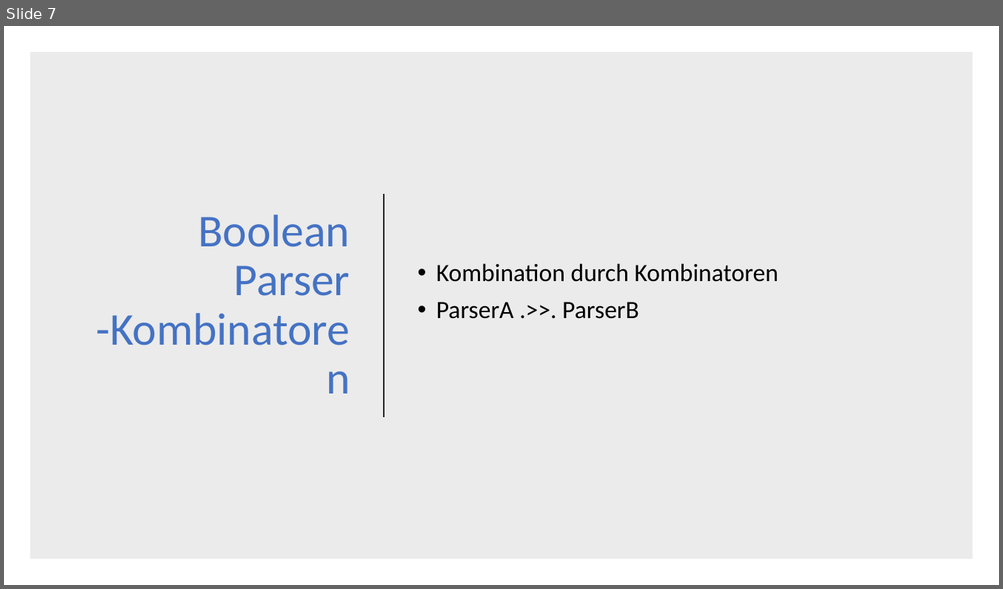
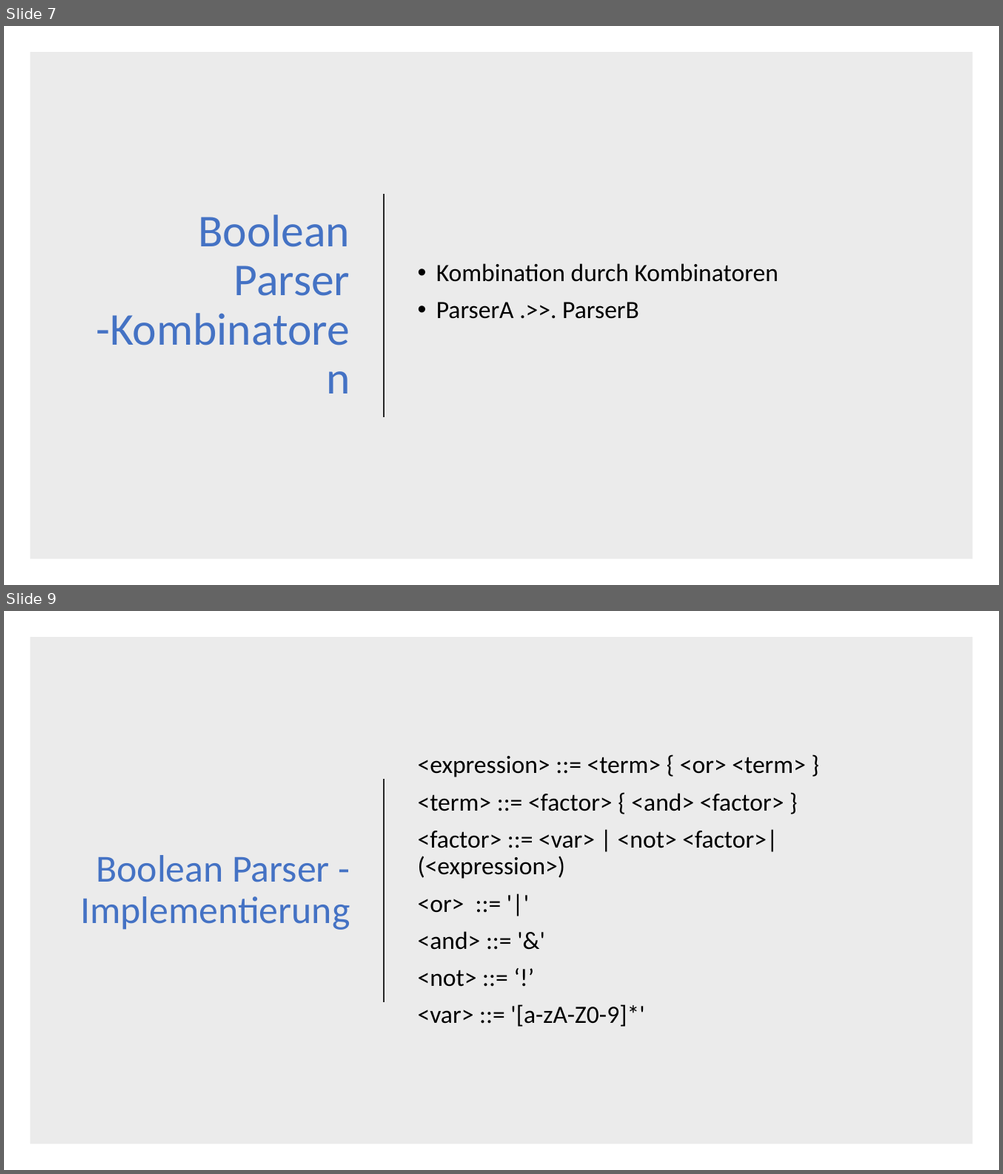
Before and after one commit to VictorW96/KP-seminar-paper-Fsharp, a slide deck: Presentation/BooleanParserinF#.pptx. Shown one above the other, each under a label of ours: slide 7 before the commit, slides 7 and 9 after it; the slides between them are not shown. The pictures are 1003x589 and 1003x1174 pixels, drawn with LibreOffice and Linux fonts; fonts in the diff are those of the drawing. Boxes give left, top, right and bottom in pixels: in the first picture for what was removed or moved away, otherwise in the second. Text is boxed around its words. In the diff, an @@ line names an element or a change of style, - is before the commit and + after.

```diff
--- a/Presentation/BooleanParserinF#.pptx
+++ b/Presentation/BooleanParserinF#.pptx
@@ slide 9 added at <box>4,611,999,1170</box>, background #FFFFFF @@
@@ rectangle added at <box>30,637,973,1145</box>, fill #000000 at 8% opacity @@
@@ text added at <box>418,756,805,1027</box>, 24 pt, text #000000 @@
+<expression> ::= <term> { <or> <term> }
+<term> ::= <factor> { <and> <factor> }
+<factor> ::= <var> | <not> <factor>| (<expression>)
+<or> ::= '|'
+<and> ::= '&'
+<not> ::= ‘!’
+<var> ::= '[a-zA-Z0-9]*'
@@ line added from (384, 779) to (384, 1002), #262626 1.5 pt @@
@@ title added at <box>80,855,350,930</box>, 37 pt, text #4472C4 @@
+Boolean Parser - Implementierung
```
Also in this commit, not shown: 1 slide changed, 2 other slides added, 3 other files.
